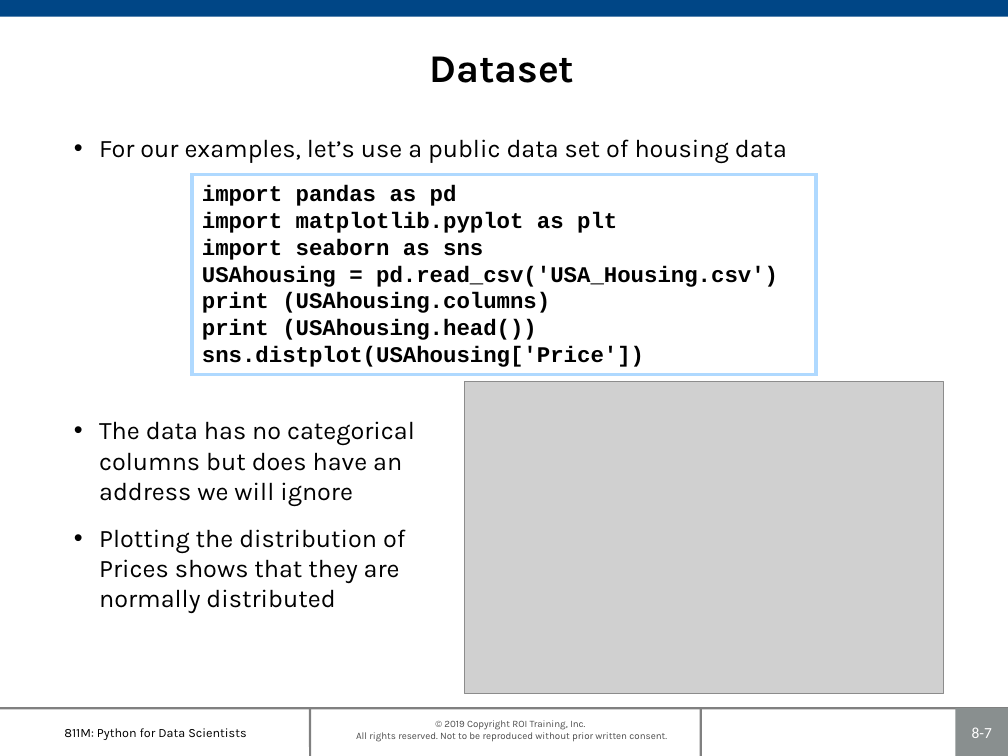
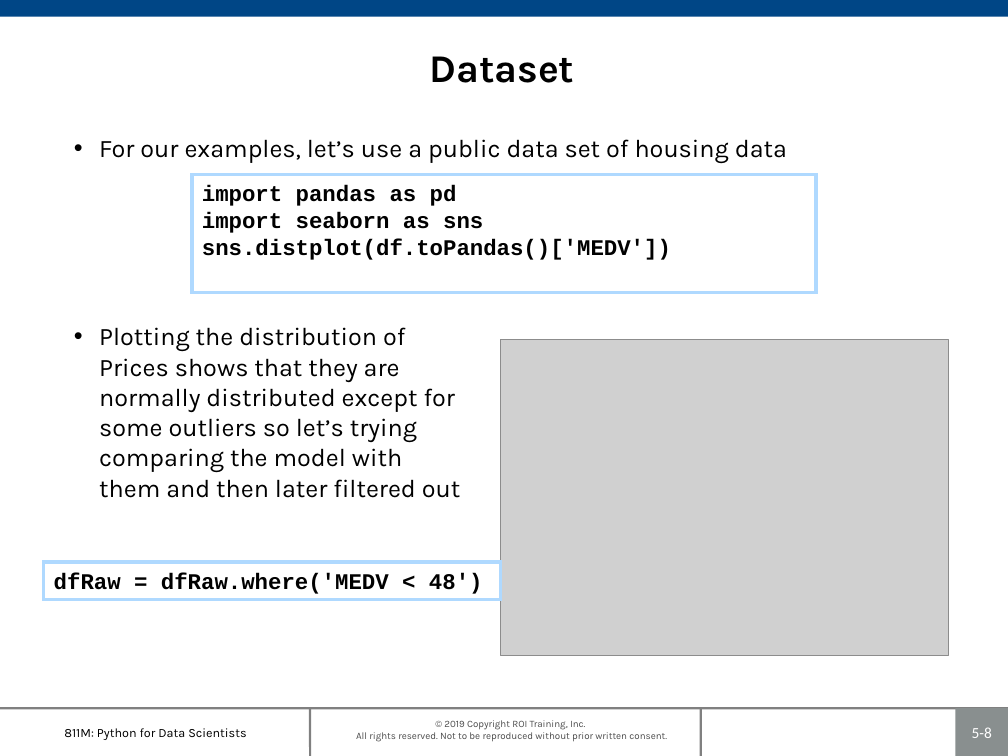
Before and after one commit to roitraining/SparkforDataEngineers, a slide deck: slide 8 of Ch05_RegressionAnalysis.pptx (slide 7 before the commit). Drawn at 1008x756 pixels with LibreOffice and Linux fonts; fonts in the diff are those of the drawing; grey boxes stand for pictures; background and template pictures are left out. Boxes give left, top, right and bottom in pixels: in the first picture for what was removed or moved away, otherwise in the second. Text is boxed around its words. In the diff, an @@ line names an element or a change of style, - is before the commit and + after.

```diff
--- a/Ch05_RegressionAnalysis.pptx
+++ b/Ch05_RegressionAnalysis.pptx
@@ rectangle "import pandas as pd": place and size @@
-rectangle "import pandas as pd" at bbox=[192, 174, 815, 375]
+rectangle "import pandas as pd" at bbox=[192, 174, 815, 293]
@@ text in rectangle at bbox=[202, 212, 617, 233]: paragraph removed @@
-import matplotlib.pyplot as plt
@@ text in rectangle at bbox=[202, 239, 671, 260]: text changed @@
-USAhousing = pd.read_csv('USA_Housing.csv')
-print (USAhousing.columns)
-print (USAhousing.head())
-sns.distplot(USAhousing['Price'])
+sns.distplot(df.toPandas()['MEDV'])
@@ text at bbox=[99, 327, 460, 498]: text changed @@
-• The data has no categorical
-  columns but does have an
-  address we will ignore
-• Plotting the distribution of
-  Prices shows that they are
-  normally distributed
+• Plotting the distribution of
+  Prices shows that they are
+  normally distributed except for
+  some outliers so let’s trying
+  comparing the model with
+  them and then later filtered out
@@ picture: place and size @@
-picture at bbox=[464, 382, 943, 694]
+picture at bbox=[501, 340, 949, 656]
@@ rectangle added at bbox=[43, 562, 500, 600], outline #AFD9FF 2.25 pt, 16 pt, text #000000, bold @@
+dfRaw = dfRaw.where('MEDV < 48')
@@ page number at bbox=[972, 727, 992, 738]: text changed @@
-8-7
+5-8
```
Also in this commit, not shown: 6 other slides changed, 9 slides added, 4 slides removed, 24 other files.
